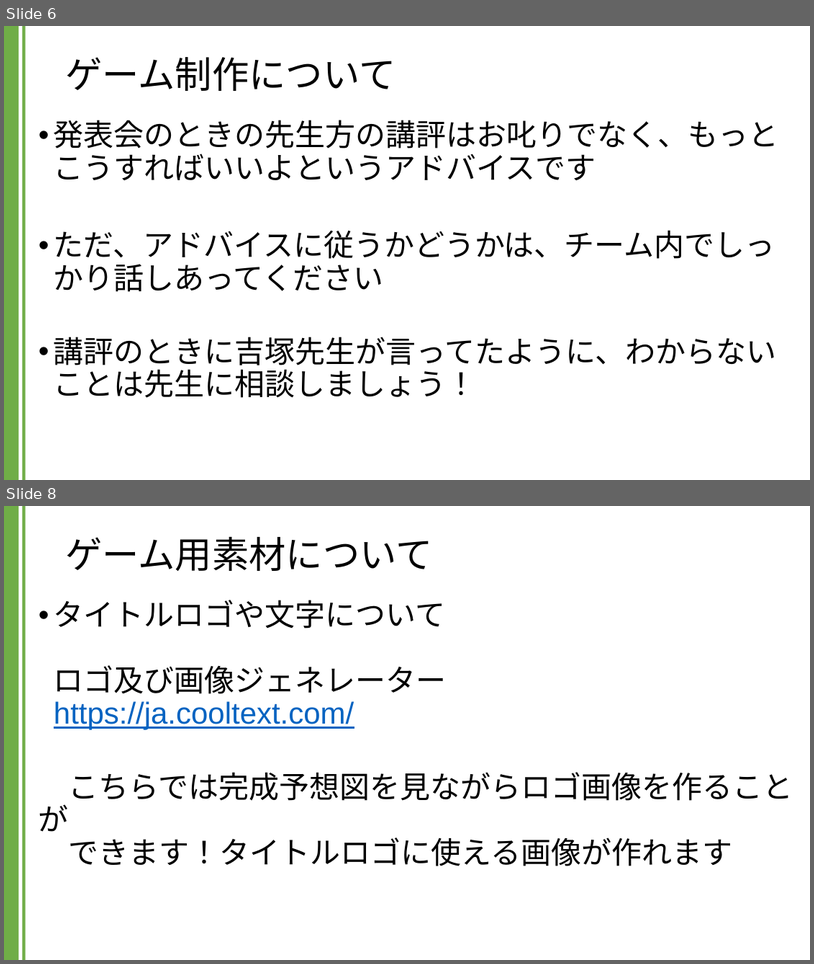
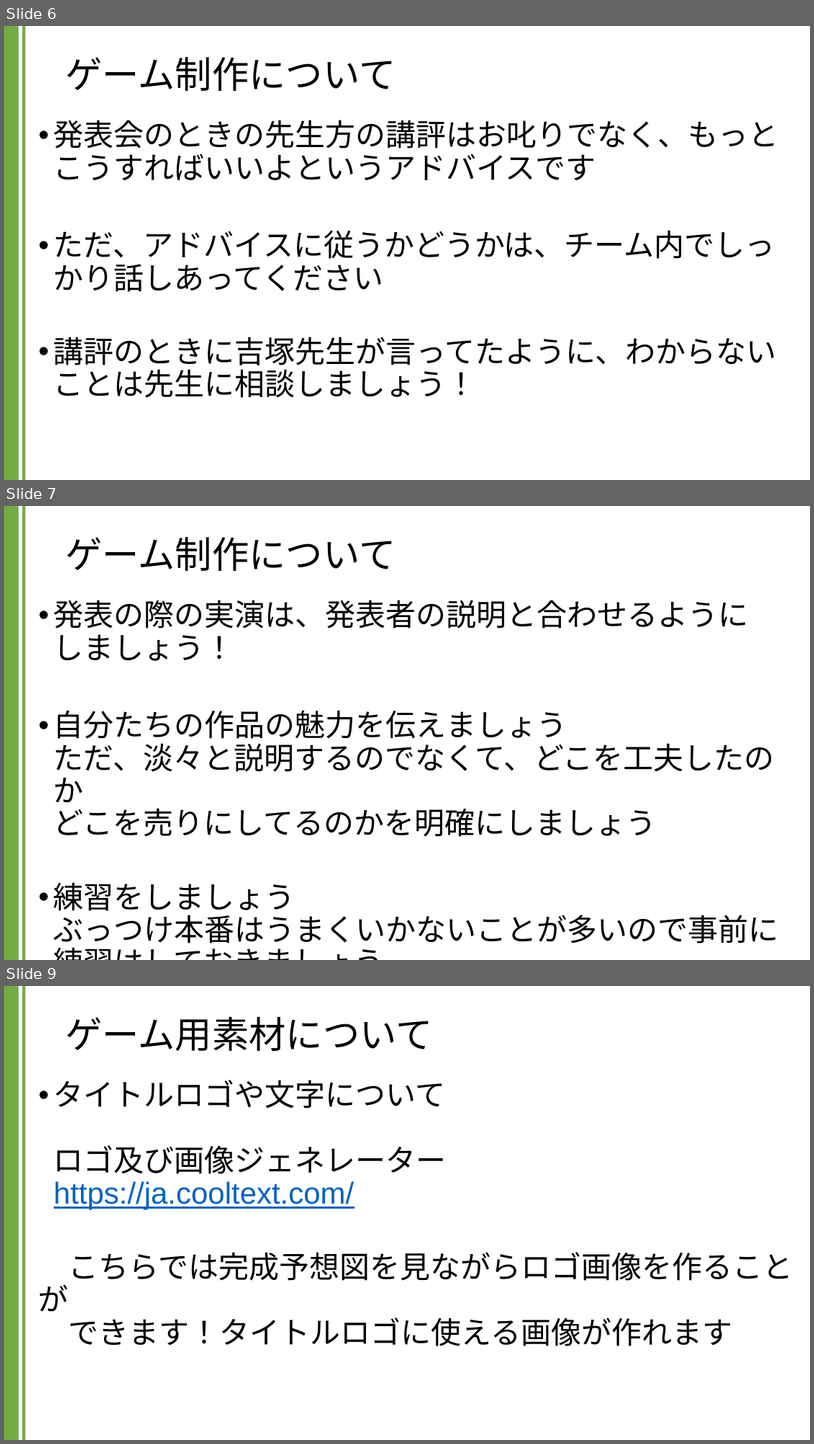
Before and after one commit to kic-murata/cpp2024, a slide deck: 授業資料/ゲーム制作に関して.pptx. Shown one above the other, each under a label of ours: slides 6 and 8 before the commit, slides 6, 7 and 9 after it; the slides between them are not shown. The pictures are 814x964 and 814x1444 pixels, drawn with LibreOffice and Linux fonts; fonts in the diff are those of the drawing. Boxes give left, top, right and bottom in pixels: in the first picture for what was removed or moved away, otherwise in the second. Text is boxed around its words. In the diff, an @@ line names an element or a change of style, - is before the commit and + after.

```diff
--- a/授業資料/ゲーム制作に関して.pptx
+++ b/授業資料/ゲーム制作に関して.pptx
@@ slide 7 added at <box>4,506,810,960</box>, background #FFFFFF; not listed: 2 template elements that a slide beside it also shows @@
@@ title added at <box>65,537,396,571</box>, 44 pt, text #000000 @@
+ゲーム制作について
@@ text added at <box>54,600,779,948</box>, 36 pt, text #000000 @@
+• 発表の際の実演は、発表者の説明と合わせるように
+  しましょう！
+• 自分たちの作品の魅力を伝えましょう
+  ただ、淡々と説明するのでなくて、どこを工夫したのか
+  どこを売りにしてるのかを明確にしましょう
+• 練習をしましょう
+  ぶっつけ本番はうまくいかないことが多いので事前に
+  練習はしておきましょう
@@ what was slide 8 is now slide 9 @@
```
Also in this commit, not shown: 4 slides changed, 1 other file.
